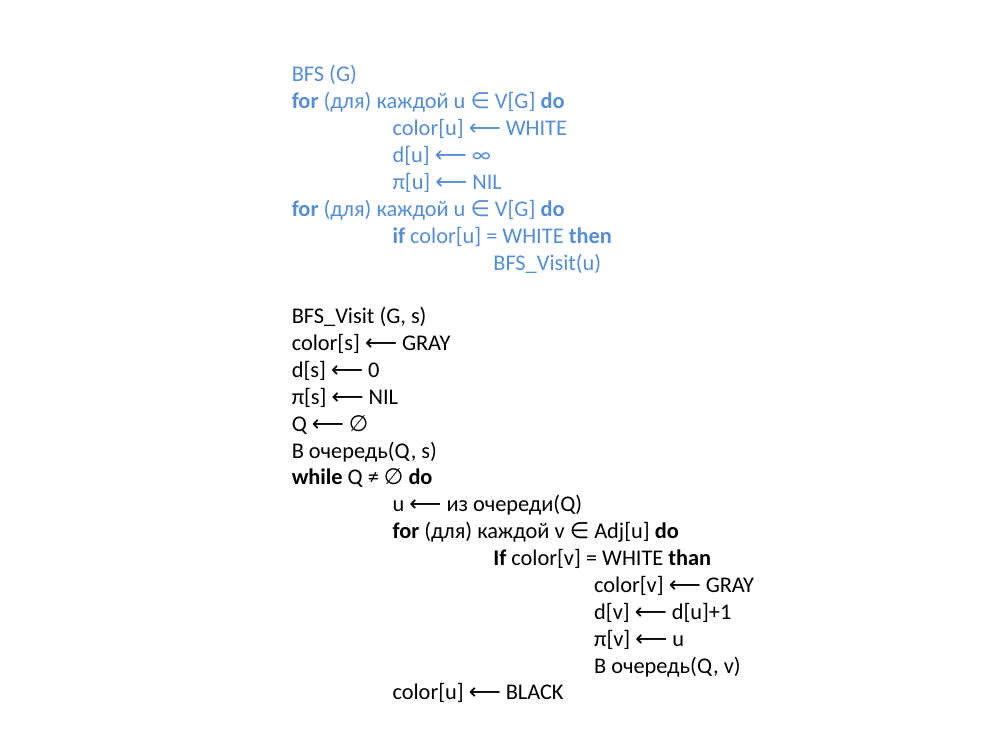
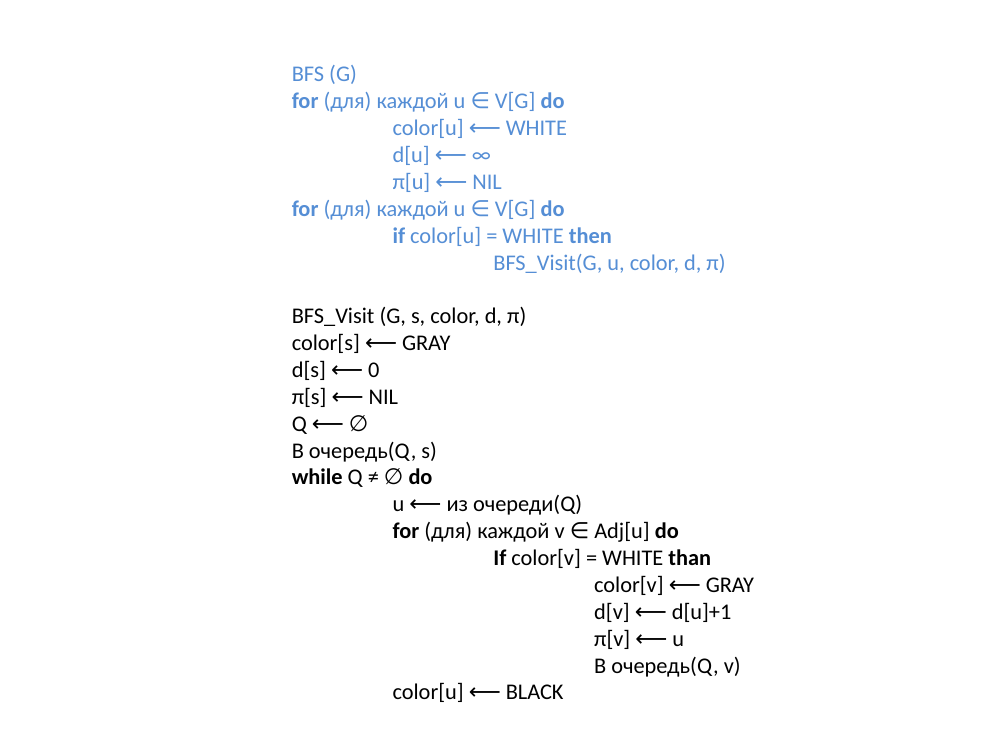
Before and after one commit to SteinbergOB/ANG, a slide deck: slide 32 of Презентации/Лекция 1.pptx (slide 12 before the commit). Drawn at 1008x756 pixels with LibreOffice and Linux fonts; fonts in the diff are those of the drawing. Boxes give left, top, right and bottom in pixels: in the first picture for what was removed or moved away, otherwise in the second. Text is boxed around its words. In the diff, an @@ line names an element or a change of style, - is before the commit and + after.

```diff
--- a/Презентации/Лекция 1.pptx
+++ b/Презентации/Лекция 1.pptx
@@ title at (292, 65, 754, 702): text changed @@
-BFS (G)
-for (для) каждой u ∈ V[G] do
-color[u] ⟵ WHITE
-d[u] ⟵ ∞
-π[u] ⟵ NIL
-for (для) каждой u ∈ V[G] do
-if color[u] = WHITE then
-BFS_Visit(u)
-BFS_Visit (G, s)
-color[s] ⟵ GRAY
-d[s] ⟵ 0
-π[s] ⟵ NIL
-Q ⟵ ∅
-В очередь(Q, s)
-while Q ≠ ∅ do
-u ⟵ из очереди(Q)
-for (для) каждой v ∈ Adj[u] do
-If color[v] = WHITE than
-color[v] ⟵ GRAY
-d[v] ⟵ d[u]+1
-π[v] ⟵ u
-В очередь(Q, v)
-color[u] ⟵ BLACK
+BFS (G)
+for (для) каждой u ∈ V[G] do
+color[u] ⟵ WHITE
+d[u] ⟵ ∞
+π[u] ⟵ NIL
+for (для) каждой u ∈ V[G] do
+if color[u] = WHITE then
+BFS_Visit(G, u, color, d, π)
+BFS_Visit (G, s, color, d, π)
+color[s] ⟵ GRAY
+d[s] ⟵ 0
+π[s] ⟵ NIL
+Q ⟵ ∅
+В очередь(Q, s)
+while Q ≠ ∅ do
+u ⟵ из очереди(Q)
+for (для) каждой v ∈ Adj[u] do
+If color[v] = WHITE than
+color[v] ⟵ GRAY
+d[v] ⟵ d[u]+1
+π[v] ⟵ u
+В очередь(Q, v)
+color[u] ⟵ BLACK
```
Also in this commit, not shown: 41 other slides changed, 24 slides added, 12 slides removed, 4 other files.
